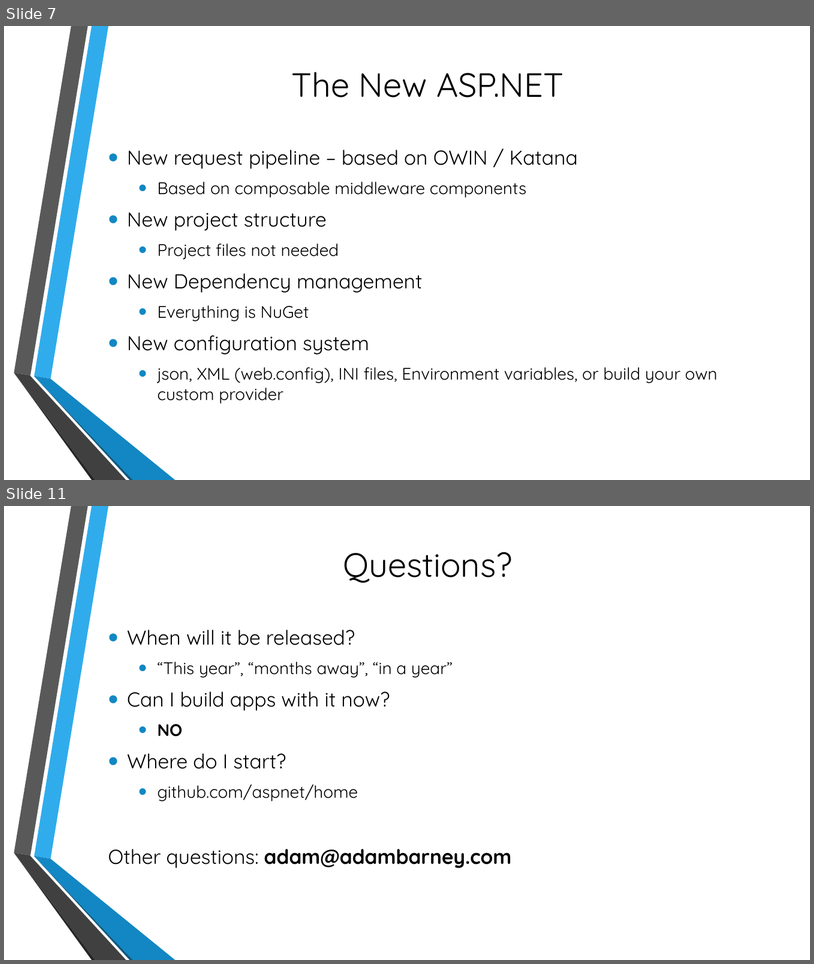
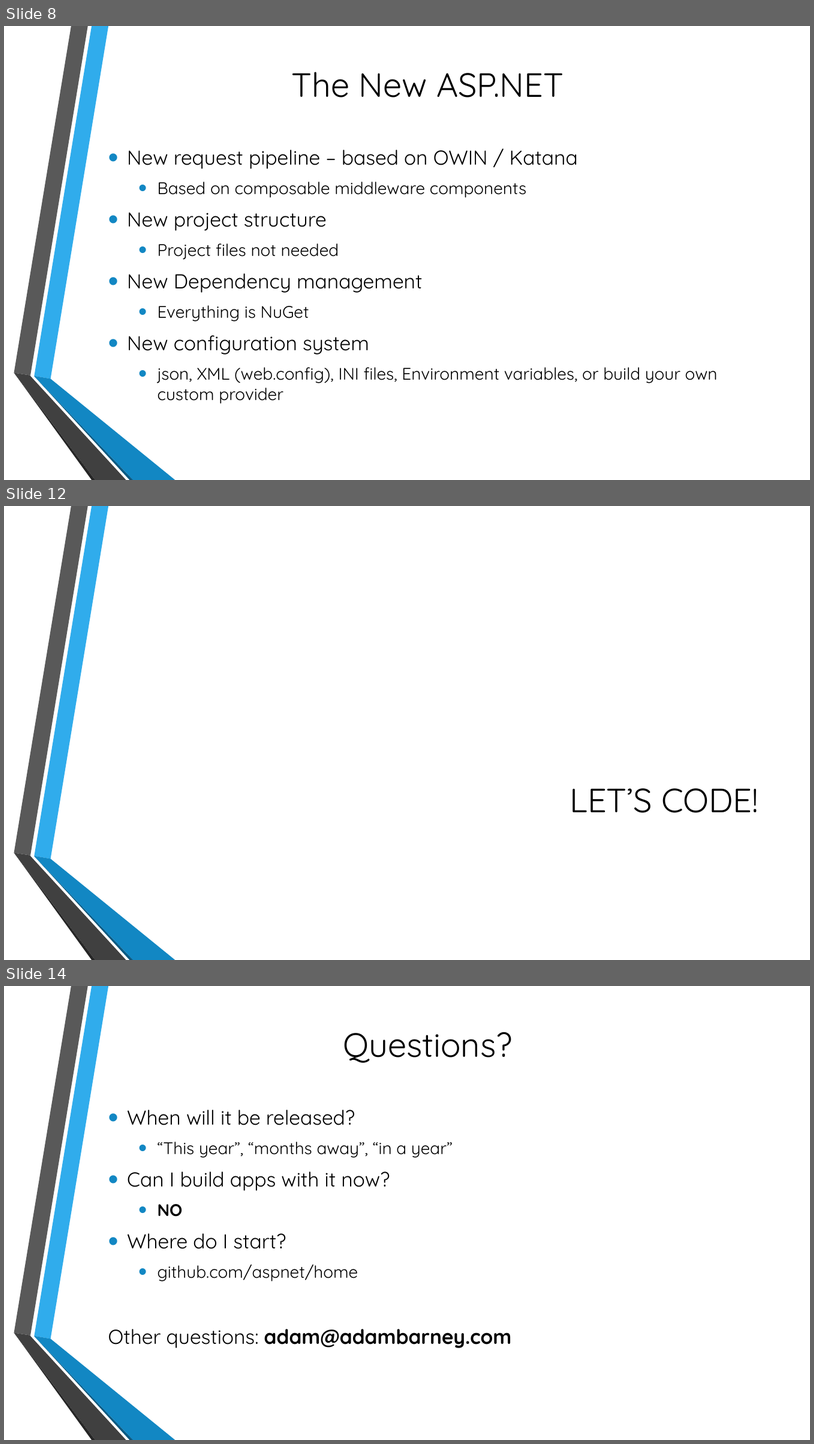
Before and after one commit to cabarney/ASP.NET-v.Next-Talk, a slide deck: Getting to Know ASP.pptx. Shown one above the other, each under a label of ours: slides 7 and 11 before the commit, slides 8, 12 and 14 after it; the slides between them are not shown. The pictures are 814x964 and 814x1444 pixels, drawn with LibreOffice and Linux fonts; fonts in the diff are those of the drawing; background and template pictures are left out. Boxes give left, top, right and bottom in pixels: in the first picture for what was removed or moved away, otherwise in the second. Text is boxed around its words. In the diff, an @@ line names an element or a change of style, - is before the commit and + after.

```diff
--- a/Getting to Know ASP.pptx
+++ b/Getting to Know ASP.pptx
@@ slide 12 added at <box>4,506,810,960</box>, background picture (left out); not listed: 6 template elements that a slide beside it also shows @@
@@ title added at <box>570,788,759,813</box>, 40 pt, text #000000 @@
+LET’S CODE!
@@ what was slide 7 is now slide 8 @@
@@ what was slide 11 is now slide 14 @@
```
Also in this commit, not shown: 3 slides changed, 3 other slides added, 1 slide removed, 50 other files.
